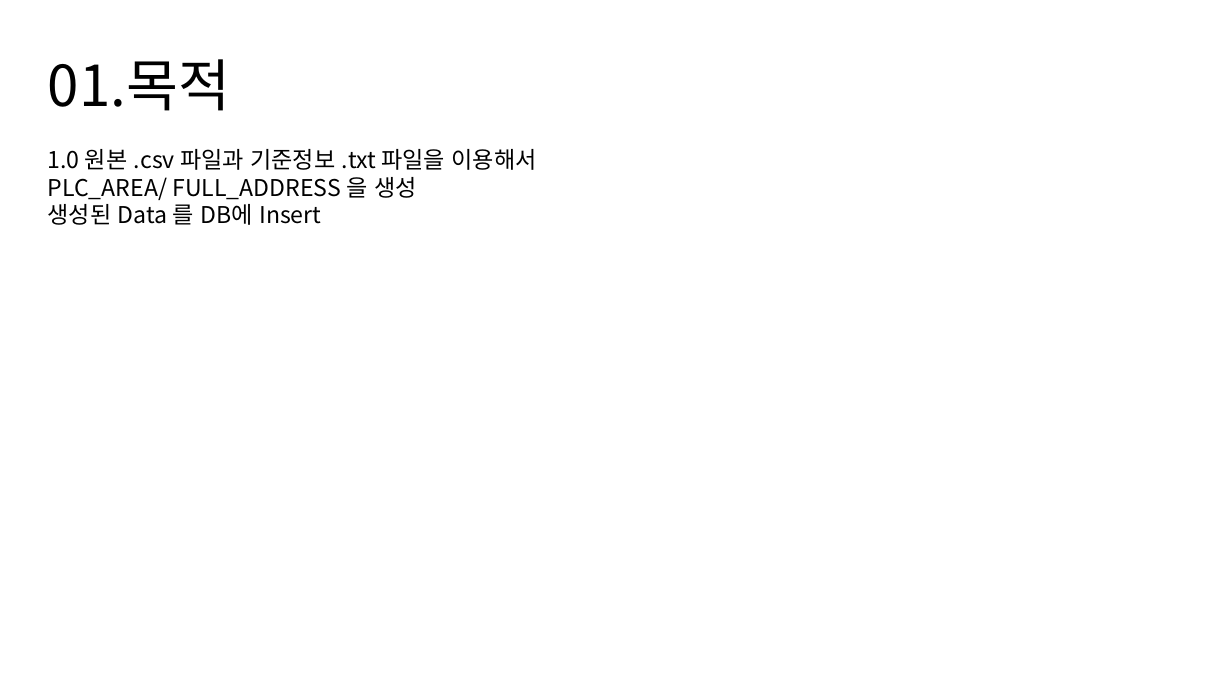
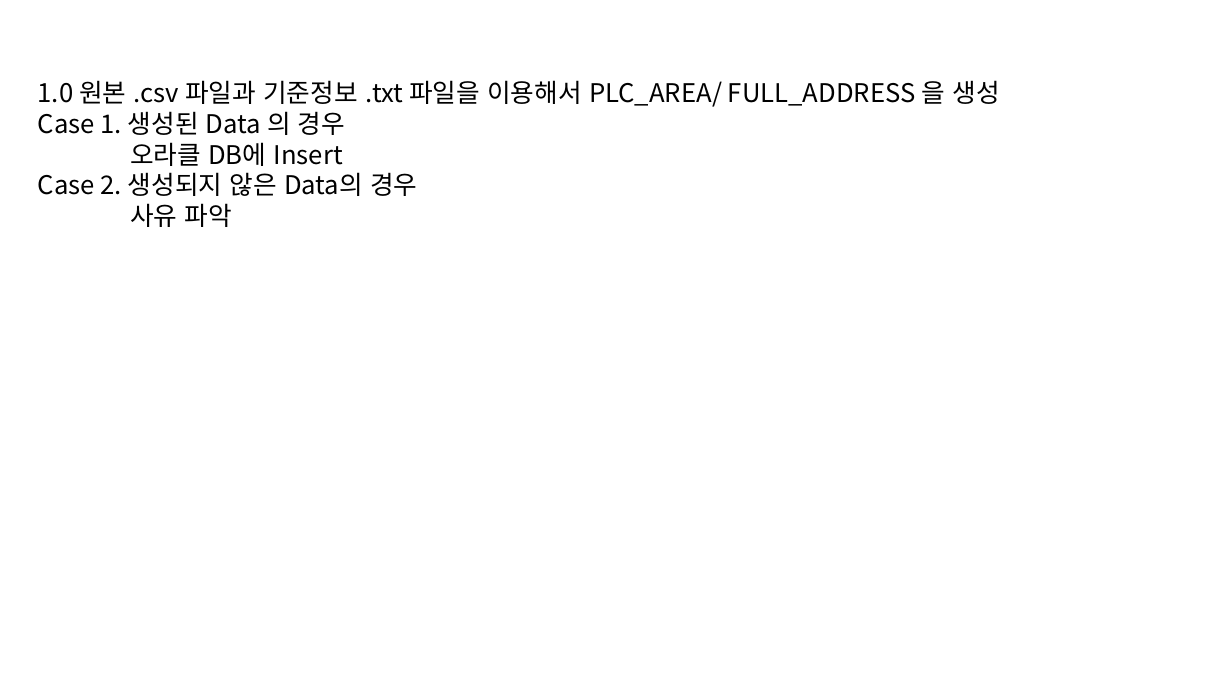
Before and after one commit to ktw09876/Python, a slide deck: slide 2 of Nori_tool_address/Nori_tool_flowchart/Addr_속성정보 변환.pptx. Drawn at 1232x693 pixels with LibreOffice and Linux fonts; fonts in the diff are those of the drawing. Boxes give left, top, right and bottom in pixels: in the first picture for what was removed or moved away, otherwise in the second. Text is boxed around its words. In the diff, an @@ line names an element or a change of style, - is before the commit and + after.

```diff
--- a/Nori_tool_address/Nori_tool_flowchart/Addr_속성정보 변환.pptx
+++ b/Nori_tool_address/Nori_tool_flowchart/Addr_속성정보 변환.pptx
@@ text at (38,80,999,227): text changed; size 18 to 20 pt @@
-01.목적
-1.0 원본 .csv 파일과 기준정보 .txt 파일을 이용해서
-PLC_AREA/ FULL_ADDRESS 을 생성
-생성된 Data 를 DB에 Insert
+1.0 원본 .csv 파일과 기준정보 .txt 파일을 이용해서 PLC_AREA/ FULL_ADDRESS 을 생성
+Case 1. 생성된 Data 의 경우
+오라클 DB에 Insert
+Case 2. 생성되지 않은 Data의 경우
+사유 파악
```
Also in this commit, not shown: 1 other slide changed, 3 slides added, 1 slide removed, 2 other files.
